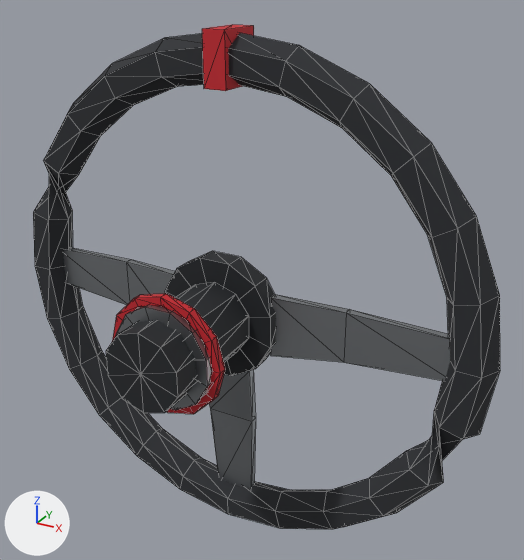
What one commit did to the glTF model assets/parts/interior/quick_release_wheel/apex_v8.glb.
Both versions are drawn from a 50 mm lens placed at (0.25, -0.3, 0.231), pointed at (0.031, 0.097, 0.032). The axes (+X, +Y, +Z) are drawn at lower left. The lights are the same throughout. The first picture is the older version. Mesh edges are drawn as thin lines. Vertices at exactly the same position are counted once.

In view in the first picture: 'model'.
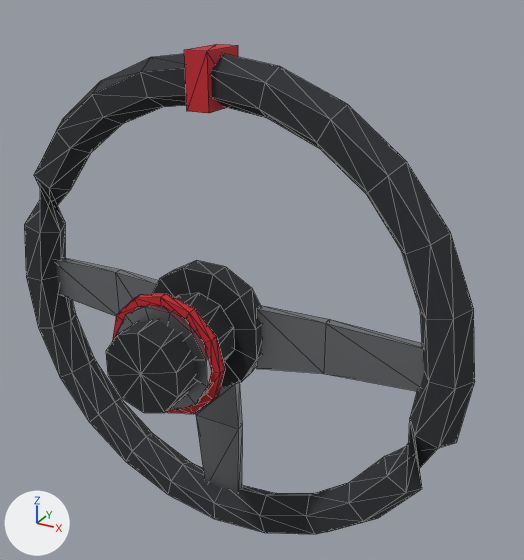
The edits, one by one:
me_model is used by ob_model.
me_model had 340 vertices, 652 faces and spanned x -0.99..0.99, y -0.33..0.33, z -1.0..1.0.
me_model now has 340 vertices, 652 faces and spans x -0.99..0.99, y -0.3..0.3, z -1.0..1.0.
me_model part 1: the loose piece of 26 vertices spanning x -0.18..0.18, y -0.23..-0.16, z -0.19..0.18 is moved by (0.0, 0.04, 0.0).
me_model part 2: the loose piece of 14 vertices spanning x 0.21..0.86, y 0.15..0.26, z -0.12..0.11 is scaled about its middle by (0.971, 1.06, 1.06), then moved by (0.0, -0.04, 0.0).
me_model part 3: the loose piece of 14 vertices spanning x -0.86..-0.21, y 0.15..0.26, z -0.12..0.11 is scaled about its middle by (0.971, 1.06, 1.06), then moved by (0.0, -0.04, 0.0).
me_model part 4: the loose piece of 14 vertices spanning x -0.12..0.12, y 0.15..0.26, z -0.87..-0.21 is scaled about its middle by (1.06, 1.06, 0.971), then moved by (0.0, -0.04, 0.0).
me_model part 5: the loose piece of 48 vertices spanning x -0.22..0.22, y -0.21..-0.18, z -0.22..0.21 is scaled about its middle by 1.06, then moved by (0.0, 0.04, 0.0).
me_model part 6: the loose piece of 8 vertices spanning x -0.04..0.04, y 0.15..0.33, z 0.81..1.0 is moved by (0.0, -0.04, -0.01).
me_model part 7: the loose piece of 144 vertices spanning x -0.99..0.99, y 0.17..0.31, z -1.0..0.99 is moved by (0.0, -0.04, 0.0).
me_model part 8: 72 of 340 vertices moved; they spanned x -0.23..0.23, y -0.33..0.24, z -0.23..0.22 and now span x -0.24..0.24, y -0.3..0.2, z -0.25..0.23; mean shift (0.0, -0.03, 0.0); largest move (-0.06, 0.11, -0.23) -> (-0.06, 0.07, -0.25).
Object 'model' (ob_model) moves from (0.0, 0.064, 0.001) to (0.0, 0.054, 0.001).
Object 'model' (ob_model) is rescaled from (0.192, 0.192, 0.192) to (0.181, 0.181, 0.181).

What differs and where, as boxes [x1, y1, x2, y2] in the pictures (524 x 560 px; the box of a moved part takes in the faces that stretch with it):
'model', reshaped, moved, rescaled: before [33, 25, 500, 529]; after [24, 44, 475, 534]
part 1 of me_model, moved or reshaped: [116, 305, 212, 410] in both
part 2 of me_model, moved or reshaped: before [271, 294, 450, 381]; after [256, 306, 424, 392]
part 3 of me_model, moved or reshaped: before [64, 247, 175, 305]; after [56, 258, 158, 316]
part 4 of me_model, moved or reshaped: before [209, 370, 256, 489]; after [195, 383, 242, 493]
part 5 of me_model, moved or reshaped: [112, 294, 225, 414] in both
part 6 of me_model, moved or reshaped: before [202, 25, 254, 91]; after [184, 44, 238, 113]
part 7 of me_model, moved or reshaped: before [33, 33, 500, 529]; after [24, 54, 475, 534]
part 8 of me_model, moved or reshaped: before [106, 251, 276, 413]; after [106, 260, 262, 413]
